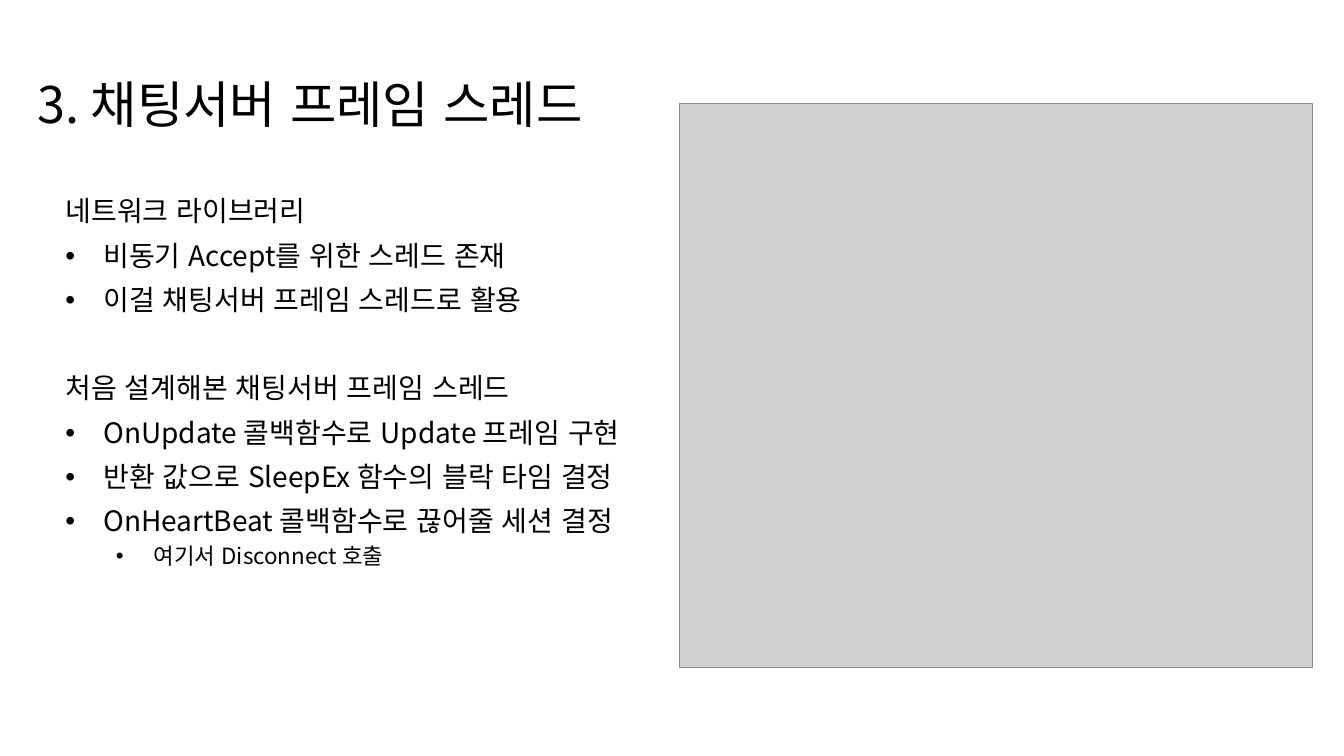
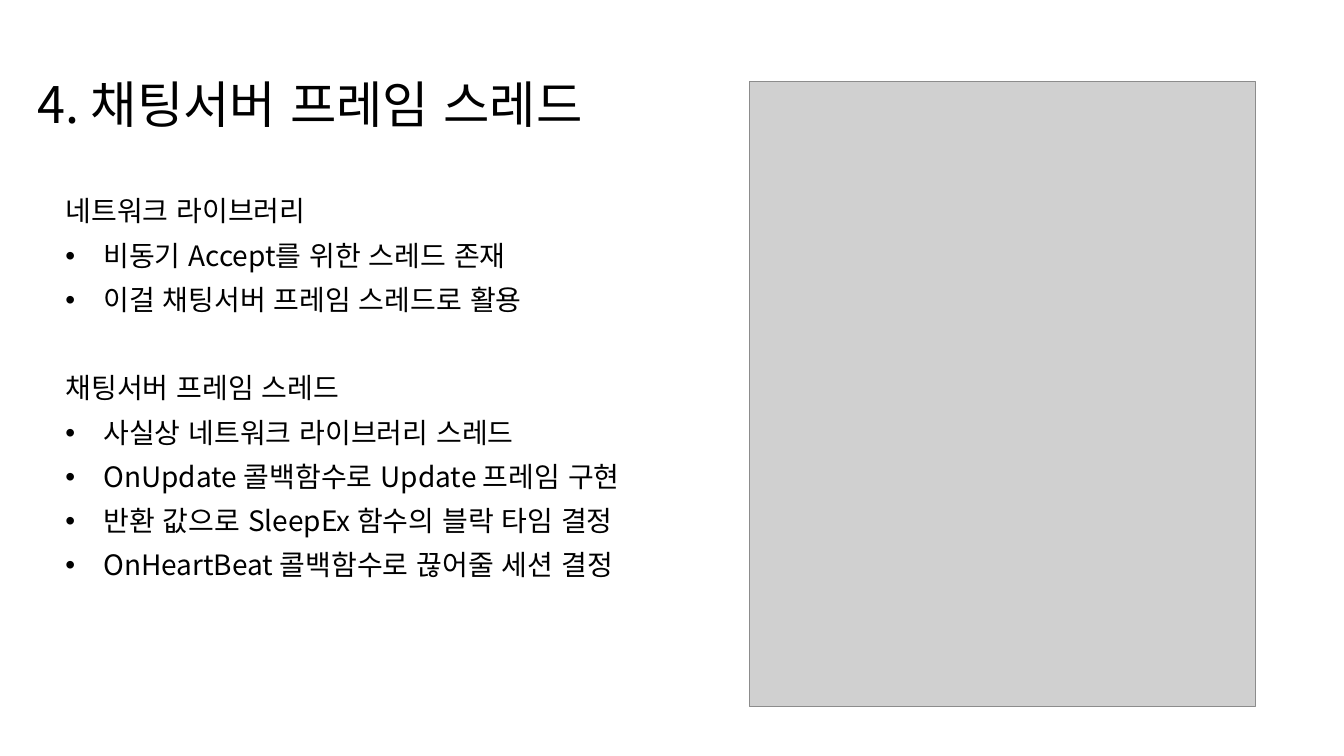
Before and after one commit to MyungHyun-Ahn/Portfolio, a slide deck: slide 4 of 04_IOCP_ChatServer/IOCP_ChatServer/싱글스레드채팅서버_설계.pptx. Drawn at 1344x756 pixels with LibreOffice and Linux fonts; fonts in the diff are those of the drawing; grey boxes stand for pictures. Boxes give left, top, right and bottom in pixels: in the first picture for what was removed or moved away, otherwise in the second. Text is boxed around its words. In the diff, an @@ line names an element or a change of style, - is before the commit and + after.

Commit message:
싱글 채팅 서버

```diff
--- a/04_IOCP_ChatServer/IOCP_ChatServer/싱글스레드채팅서버_설계.pptx
+++ b/04_IOCP_ChatServer/IOCP_ChatServer/싱글스레드채팅서버_설계.pptx
@@ title at (x1=37, y1=81, x2=582, y2=127): text changed @@
-3. 채팅서버 프레임 스레드
+4. 채팅서버 프레임 스레드
@@ picture resized from (x1=680, y1=104, x2=1313, y2=667) to (x1=749, y1=81, x2=1255, y2=707) @@
@@ subtitle at (x1=65, y1=374, x2=513, y2=446): text changed @@
-처음 설계해본 채팅서버 프레임 스레드
+채팅서버 프레임 스레드
+• 사실상 네트워크 라이브러리 스레드
@@ subtitle at (x1=154, y1=545, x2=383, y2=566): paragraph removed @@
-  • 여기서 Disconnect 호출
```
Also in this commit, not shown: 4 other slides changed, 5 slides added, 3 other files.
